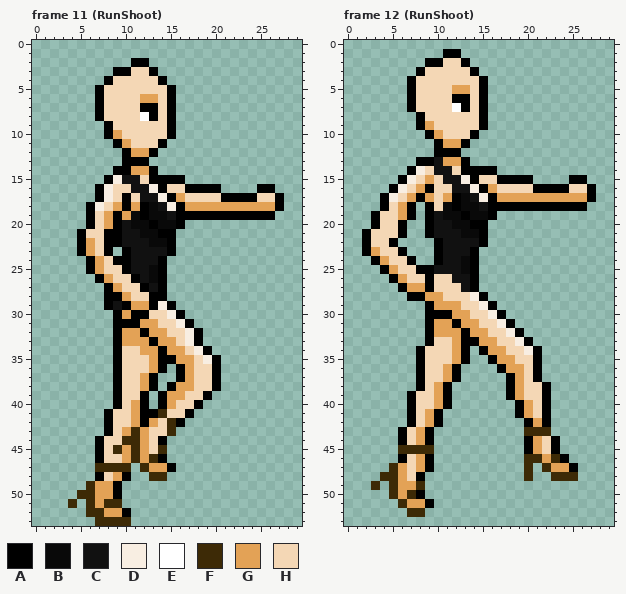
Two states of a pixel-art file, Platformer/Assets/Images/Ase/Heroine.aseprite. Above, as it was before the edit.
54x54 pixels, 34 frames. Colours within 5 levels of each other are drawn and written as one. Shown: frame 11 (RunShoot): x 0..29, y 0..53; frame 12 (RunShoot): x 0..29, y 0..53. The commit also changed other frames, which this record leaves out.
Visible layers, top first: "Outfits/Swimsuit", "Arms", "Body".
Palette (. is transparent): A #000000  B #090909  C #111111  D #f8eee2  E #ffffff  F #3d2a06  G #e3a256  H #f4d7b5
Pixels before, frame 11 (RunShoot), first column x 4:
 2 .......AA...............
 3 .....AAHHA..............
 4 ....AHHHHHA.............
 5 ...AHHHHHHHA............
 6 ...AHHHHGGHA............
 7 ...AHHHHAAHA............
 8 ...AHHHHEAHA............
 9 ....AHHHHHHA............
10 ....AGHHHHHA............
11 .....AGHHHA.............
12 ......AGGA..............
13 ......AAA...............
14 .....AAGGA..............
15 ....ADCCHAAAA...........
16 ...ADHHCCDAHHAAAA....AA.
17 ...ADHAHCCDAGHHHHAAAAHHA
18 ..ADHGAGABCDAGGGGGGGGGGA
19 ..AHGAGBABBCAAAAAAAAAAA.
20 ..AHGACBBABBA...........
21 .AHHAACCBBAA............
22 .AGHAACCCBBA............
23 .AGHA.ACCCCA............
24 ..AGHAACCCA.............
25 ..AGHHACCBA.............
26 ...AGHHACBA.............
27 ....AGHHACA.............
28 ....AAGHHAA.............
29 ....ACAGGADA............
30 .....AGAAHHDA...........
31 .....AAAGGHHDA..........
32 .....AGGAGGHHDA.........
33 .....AGGGAGGHDA.........
34 .....AHHGGAGGHDA........
35 .....AHHHGAAGGHDA.......
36 .....AHHHGA.AGHHA.......
37 .....AHHGA..AGHHA.......
38 .....AHHGA.AGGHHA.......
39 .....AHHA.AGGHHA........
40 .....AHGA.AGHHA.........
41 ....AHHGAAFHHA..........
42 ....AHHGAGHFA...........
43 ....AHGFGHHF............
44 ...AHHFFGHA.............
45 ...AHFGFGHF.............
46 ...AHHGFGFA.............
47 ...FFFF.FGGA............
48 ...AHGA..FF.............
49 ..FGGA..................
50 .FFGGA..................
51 F.FGFF..................
52 ..FFGGA.................
53 ...FFFF.................
Pixels before, frame 12 (RunShoot), first column x 2:
 1 .........AA...............
 2 .......AAHHA..............
 3 ......AHHHHHA.............
 4 .....AHHHHHHHA............
 5 .....AHHHHGGHA............
 6 .....AHHHHAAHA............
 7 .....AHHHHEAHA............
 8 ......AHHHHHHA............
 9 ......AGHHHHHA............
10 .......AGHHHA.............
11 ........AGGA..............
12 ........AAA...............
13 ......AACGGA..............
14 .....ADHCCHAAAA...........
15 ....ADHGHCCDAHHAAAA....AA.
16 ...ADHGAHHCCDAGHHHHAAAAHHA
17 ..ADHGAGHGABCDAGGGGGGGGGGA
18 ..AHGA.AHBABBCAAAAAAAAAAA.
19 .AHHGA.ACBBABBA...........
20 .AHHA..ACCBBAA............
21 AHHHA..ACCCBBA............
22 AHHA....ACCCCA............
23 AGHHA...ACCCA.............
24 .AGHHA..ACCBA.............
25 ..AGHHAACCCBA.............
26 ...AGHHAHHCCA.............
27 ....AGGAHHHCA.............
28 .....AAGGHHHDA............
29 .......AGGGHHDA...........
30 .......AAAGGHHDA..........
31 .......AGGAGGHHDA.........
32 .......AGGGAGGHHDA........
33 .......AHHGAAGGHHDA.......
34 ......AHHHGA.AGGHHDA......
35 ......AHHHGA..AGGHHA......
36 ......AHHGA....AGGHA......
37 ......AHHGA.....AGHA......
38 ......AHGA......AGHHA.....
39 .....AHHGA......AGHHA.....
40 .....AHHGA.......AGHA.....
41 .....AHGA........AGHA.....
42 .....AHGA.........AGA.....
43 ....AHGA..........FFF.....
44 ....AHGA..........AGHA....
45 ....FFFF..........AGHA....
46 ....AHGA..........FFGFA...
47 ...FGHGA..........F.FGGA..
48 ..FFGHA...........F..FFF..
49 .F.FGGF...................
50 ...FGFA...................
51 ....FGGA..................
52 .....FF...................
And afterwards:
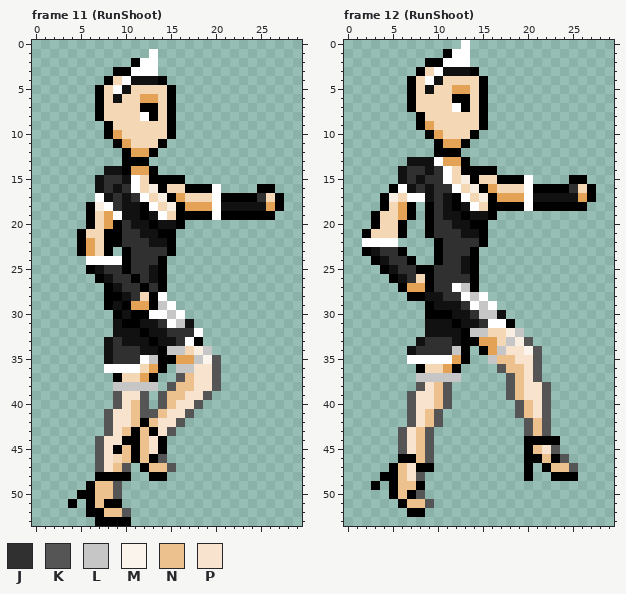
Colours new in this view: J #303030  K #555555  L #c6c6c6  M #faf4ec  N #ecc18e  P #f8e4ce
Difference:
layer "Outfits/Maid" now shown
layer "Outfits/Swimsuit" now hidden
Changed rows in their new state; - is an unchanged pixel.
Frame 11 (RunShoot):
first column x 9:
 1 ----E
 2 ---EE
 3 --EEE
 4 -ECCC
 5 EC---
 6 C----
first column x 4:
14 ----CC----------------
15 ---CJJ-E--------------
16 ---CJCJEH-------E-----
17 ---ECJCJEH------E----J
18 ----EJCC-EH-----ECCCCC
19 -----ECC-CEH----E-----
20 ------JCC-CC----------
21 ------JJCC------------
22 ------JJJCC-----------
23 -------JJJJ-----------
24 --EEEE-JJJ------------
25 ---CJJ-JJC------------
26 ----CJJ-JC------------
27 -----CJJ-J------------
28 ------CJ--E-----------
29 ----------LE----------
30 ------C--EELE---------
31 -----C--CCJELC--------
32 -----CCC-CCJJJE-------
33 ----CJCCC-CCJE--------
34 ----CJJJCC-LL--L------
35 ----CJJJEL----LMK-----
36 ----EEEE----LLPPK-----
37 ------------KNPPK-----
38 -----LLLLL-KNNPPK-----
39 -----KPPK-KNNPPK------
40 -----KPNK-KNPPK-------
41 ----KPPNKKNPPK--------
42 ----KPPN-NPPK---------
43 ----KPNANAPK----------
44 ---KPPAANP------------
45 ---KPANANPA-----------
46 ---KP-NANAK-----------
47 ---KPNK-ANNK----------
48 ----AA---AA-----------
49 --ANNK----------------
50 -AANNK----------------
51 A-ANAA----------------
52 --AANNK---------------
53 ---AAAA---------------
Frame 12 (RunShoot):
first column x 9:
 0 ----E
 1 ---EE
 2 --EEE
 3 -ECCC
 4 EC---
 5 C----
first column x 2:
13 -----CCCE---------------
14 ----CJJCJE--------------
15 ----CJCJJEH-------E-----
16 ----ECJCJJEH------E----J
17 -----EECJC-EH-----ECCCCC
18 --------JC-CEH----E-----
19 --------JCC-CC----------
20 --------JJCC------------
21 --------JJJCC-----------
22 EEEE-----JJJJ-----------
23 -CJJ-----JJJ------------
24 --CJJ----JJC------------
25 ---CJJ--JJJC------------
26 ----CJ--JJJJ------------
27 --------JJEL------------
28 -------CCJJELE----------
29 --------CCCJELE---------
30 ----------CCJLLC--------
31 -------CCC-CCJEE--------
32 -------CCCC-LL---L------
33 ------CJJJC-----L-K-----
34 -----CJJJJL----LPPMK----
35 -----EEEEE----LNNPPK----
36 ---------------KNNPK----
37 ------LLLLL-----KNPK----
38 ------KPNK------KNPPK---
39 -----KPPNK------KNPPK---
40 -----KPPNK-------KNPK---
41 -----KPNK--------KNPK---
42 -----KPNK---------KNK---
43 ----KPNK----------KNK---
44 ----KPNK-----------AA---
45 ----KPNK-----------NPK--
46 -----ANK----------AANAK-
47 ---ANPA-----------A-ANNK
48 --AANPK-----------A--AAA
49 -A-ANNA-----------------
50 ---ANAK-----------------
51 ----ANNK----------------
52 -----AA-----------------
Where, in picture pixels (left, top, right, bottom), the same in both pictures:
changed: (113, 49, 158, 103)
changed: (68, 166, 266, 526)
changed: (425, 40, 470, 94)
changed: (362, 157, 578, 517)
